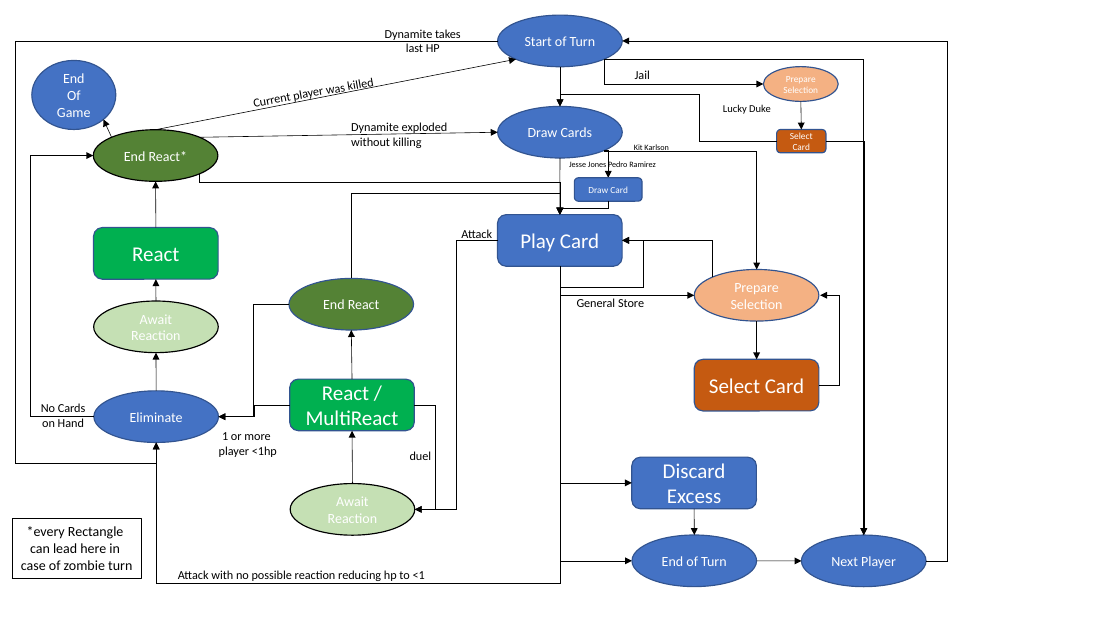
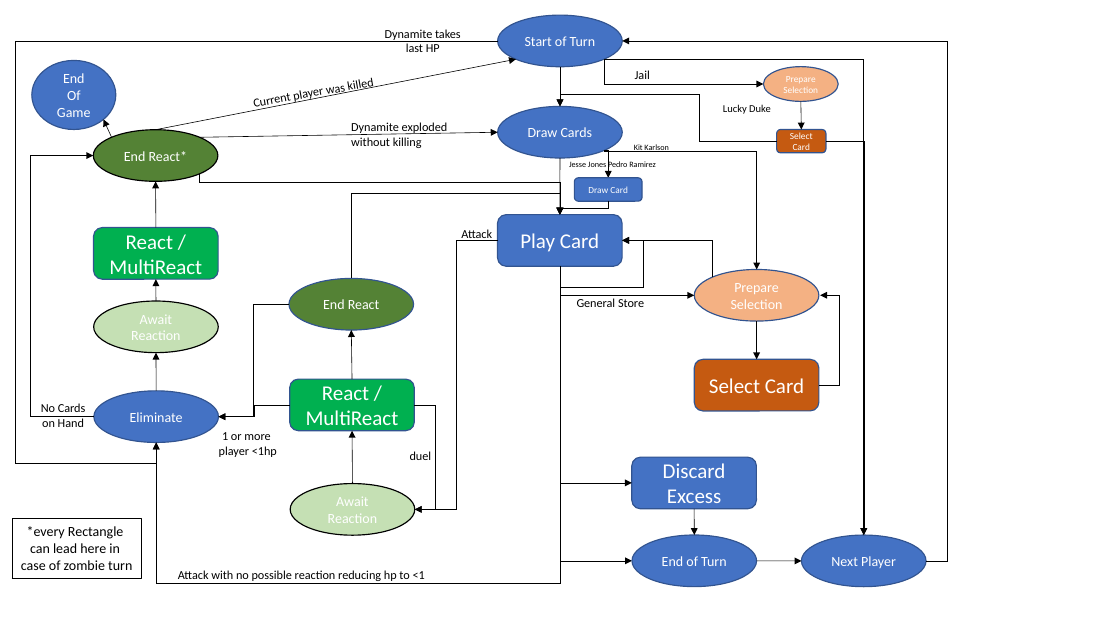
Before and after one commit to Syarwin/bga-bang, a slide deck: slide 1 of misc/Dokumentation.pptx. Drawn at 1120x630 pixels with LibreOffice and Linux fonts; fonts in the diff are those of the drawing. Boxes give left, top, right and bottom in pixels: in the first picture for what was removed or moved away, otherwise in the second. Text is boxed around its words. In the diff, an @@ line names an element or a change of style, - is before the commit and + after.

Commit message:
-added individual messages to (multi)react state -fixed elimination

```diff
--- a/misc/Dokumentation.pptx
+++ b/misc/Dokumentation.pptx
@@ text in rounded rectangle at (109, 235, 202, 280): text changed @@
-React
+React /
+MultiReact
```
Also in this commit, not shown: 6 other files.
